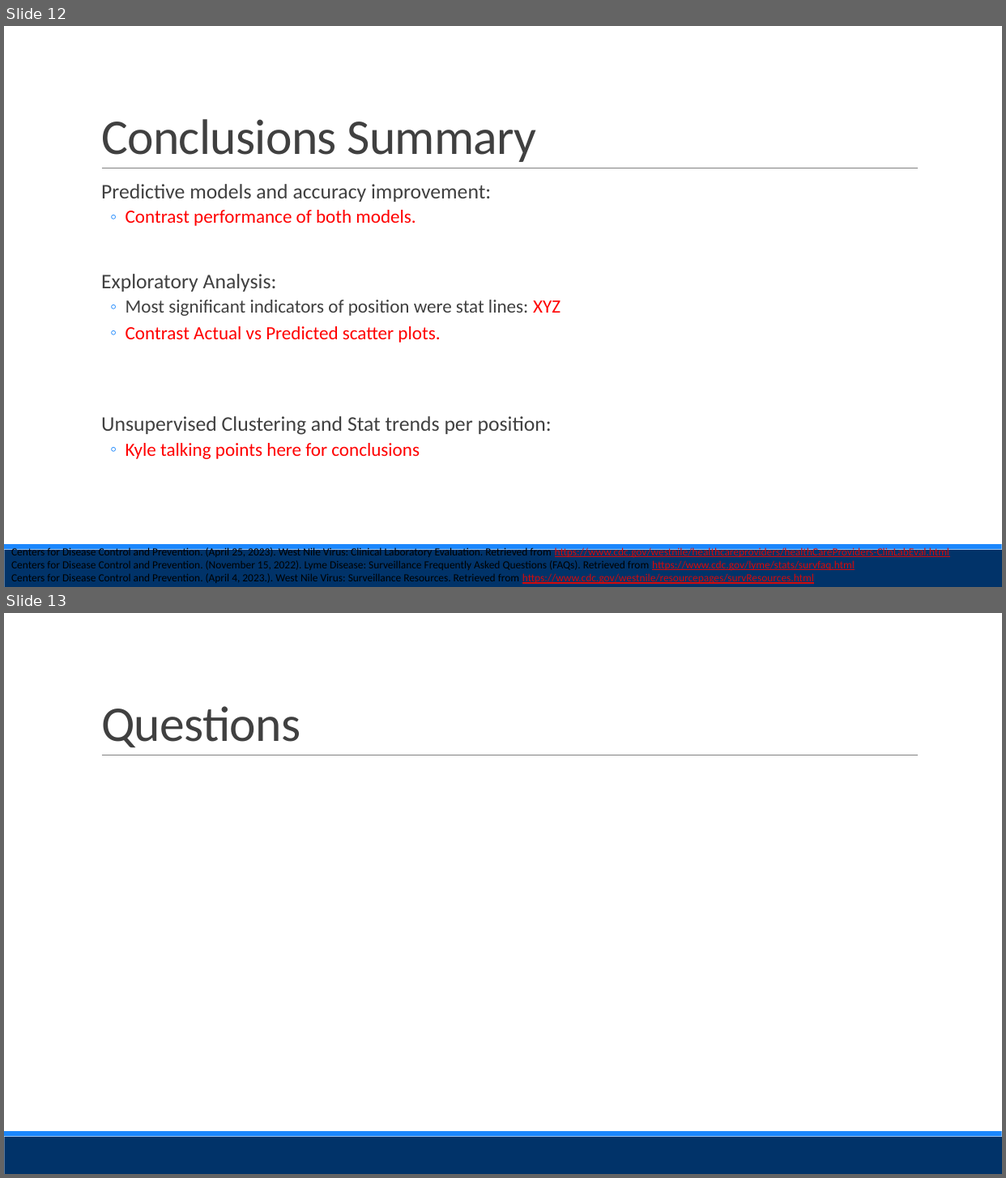
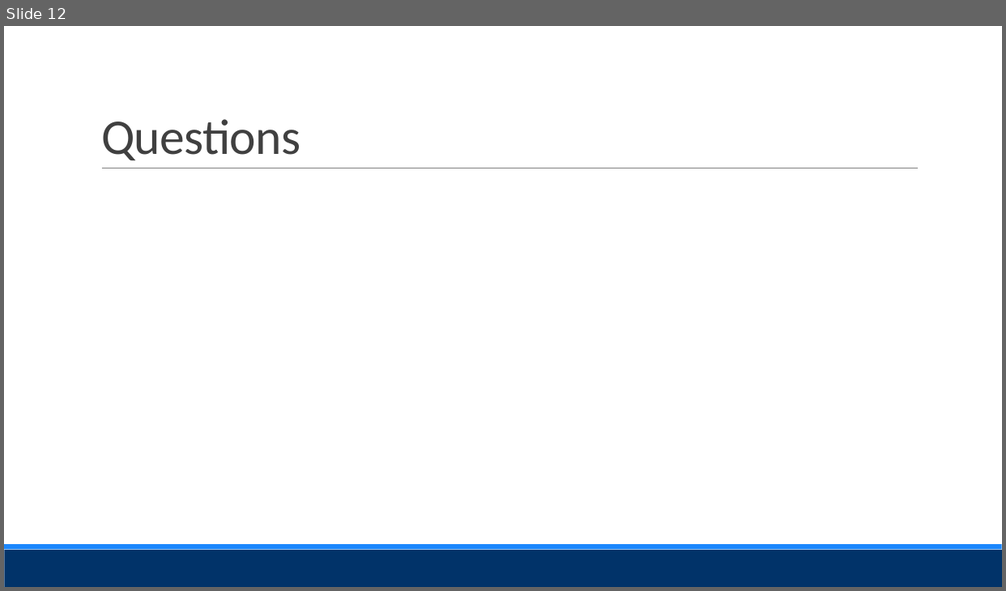
Before and after one commit to Evdawg/Project_4_FF_ML, a slide deck: Presentation.pptx. Shown one above the other, each under a label of ours: slides 12 and 13 before the commit, slide 12 after it. The pictures are 1006x1178 and 1006x591 pixels, drawn with LibreOffice and Linux fonts; fonts in the diff are those of the drawing. Boxes give left, top, right and bottom in pixels: in the first picture for what was removed or moved away, otherwise in the second. Text is boxed around its words. In the diff, an @@ line names an element or a change of style, - is before the commit and + after.

```diff
--- a/Presentation.pptx
+++ b/Presentation.pptx
@@ slide 12 removed at <box>4,26,1002,587</box>, background #FFFFFF; not listed: 3 template elements that a slide beside it also shows @@
@@ title removed at <box>101,119,537,162</box> @@
-Conclusions Summary
@@ text removed at <box>101,184,560,459</box> @@
-  Predictive models and accuracy improvement:
-  ◦ Contrast performance of both models.
-  Exploratory Analysis:
-  ◦ Most significant indicators of position were stat lines: XYZ
-  ◦ Contrast Actual vs Predicted scatter plots.
-  Unsupervised Clustering and Stat trends per position:
-  ◦ Kyle talking points here for conclusions
@@ text removed at <box>11,546,949,584</box> @@
-Centers for Disease Control and Prevention. (April 25, 2023). West Nile Virus: Clinical Laboratory Evaluation. Retrieved from https://www.cdc.gov/westnile/healthcareproviders/healthCareProviders-ClinLabEval.html
-Centers for Disease Control and Prevention. (November 15, 2022). Lyme Disease: Surveillance Frequently Asked Questions (FAQs). Retrieved from https://www.cdc.gov/lyme/stats/survfaq.html
-Centers for Disease Control and Prevention. (April 4, 2023.). West Nile Virus: Surveillance Resources. Retrieved from https://www.cdc.gov/westnile/resourcepages/survResources.html
@@ what was slide 13 is now slide 12 @@
```
Also in this commit, not shown: 4 slides changed, 4 slides added, 4 other slides removed.
